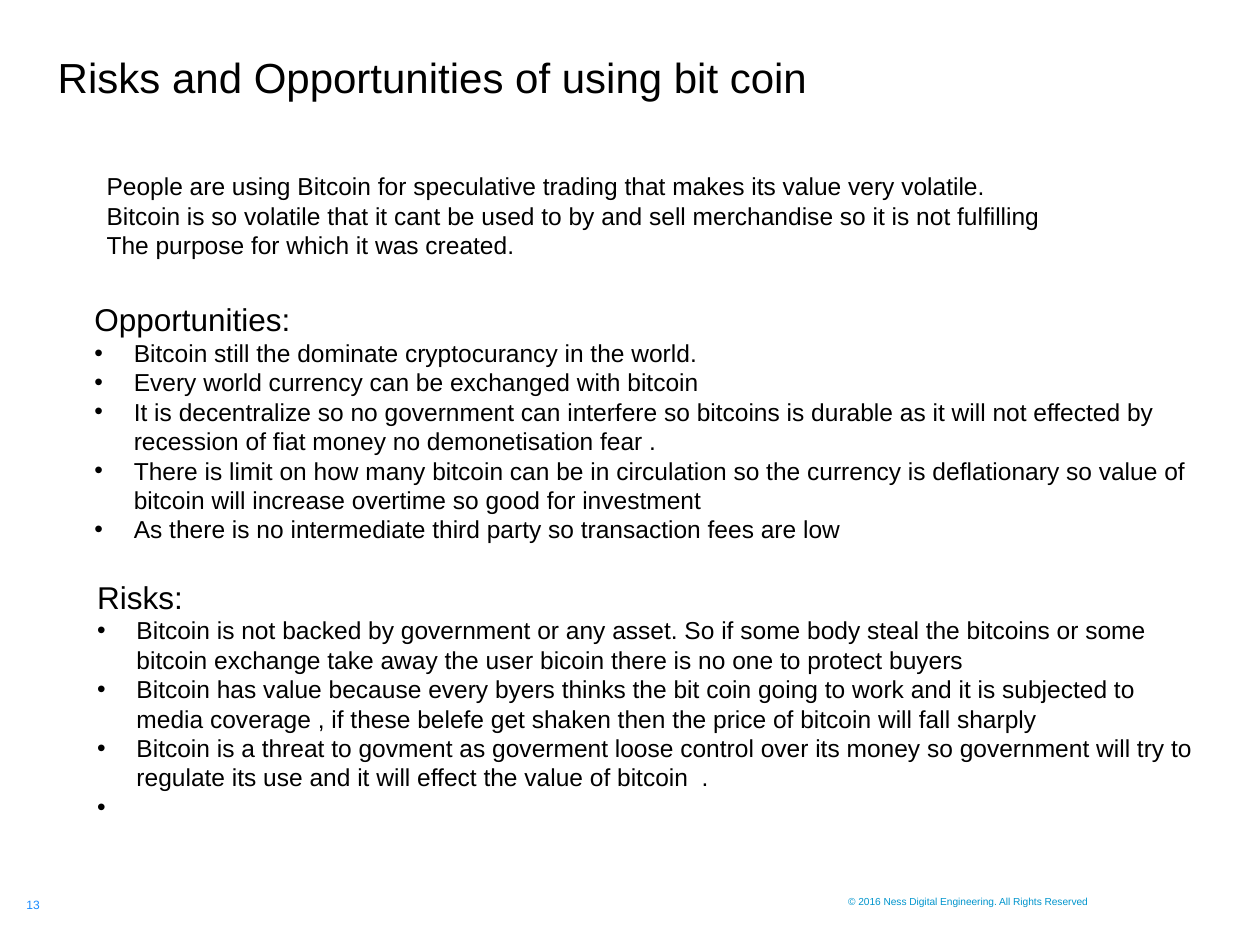
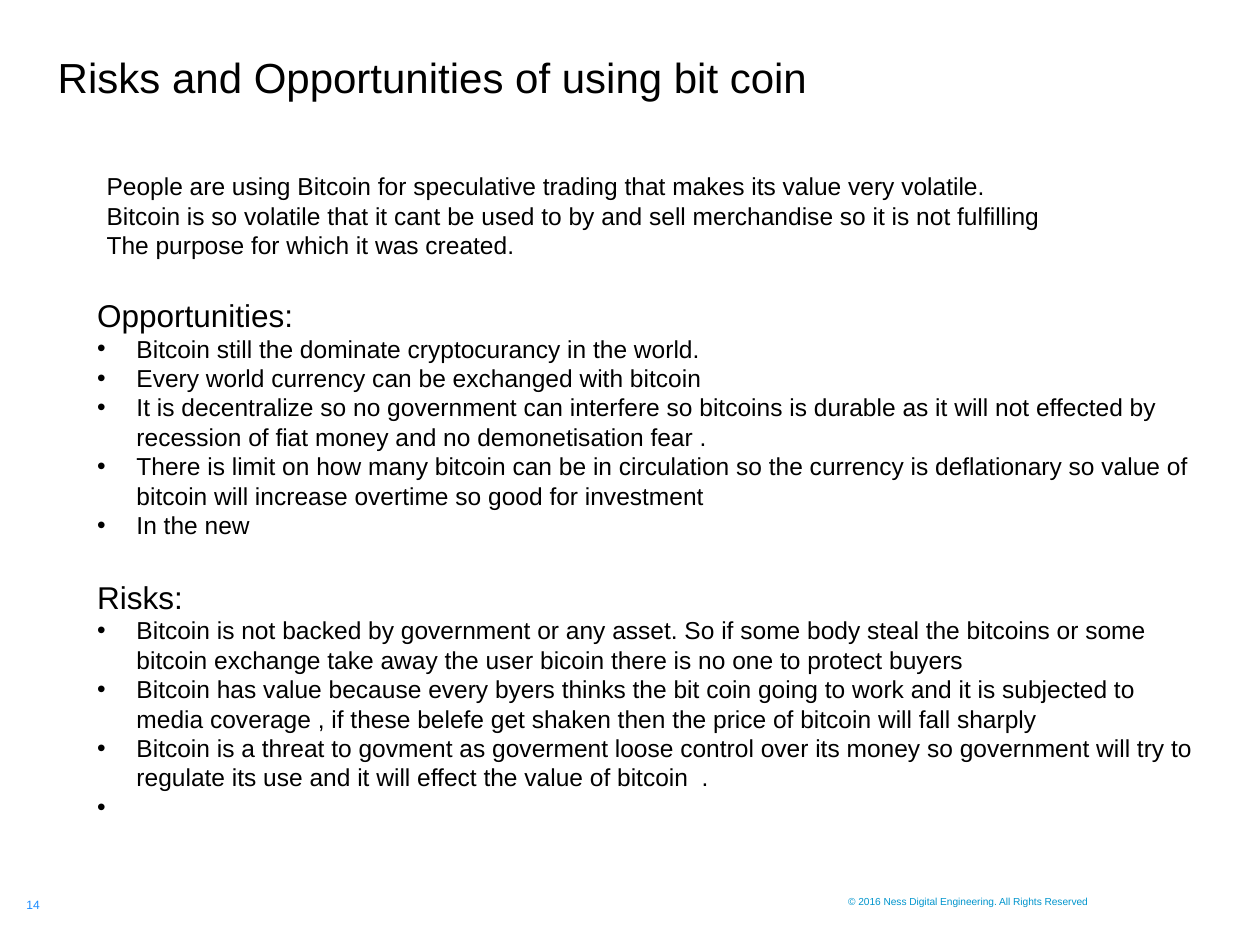
Before and after one commit to sagar-mahapatra-ness/traning, a slide deck: slide 14 of The_Raise_Of_Bitcoin_And_Other_Cryptocurrencies/Ness.pptx (slide 13 before the commit). Drawn at 1260x945 pixels with LibreOffice and Linux fonts; fonts in the diff are those of the drawing; background and template pictures are left out. Boxes give left, top, right and bottom in pixels: in the first picture for what was removed or moved away, otherwise in the second. Text is boxed around its words. In the diff, an @@ line names an element or a change of style, - is before the commit and + after.

```diff
--- a/The_Raise_Of_Bitcoin_And_Other_Cryptocurrencies/Ness.pptx
+++ b/The_Raise_Of_Bitcoin_And_Other_Cryptocurrencies/Ness.pptx
@@ text at [136,398,1156,451]: text changed @@
-• It is decentralize so no government can interfere so bitcoins is durable as it will not effected by recession of fiat money no demonetisation fear .
+• It is decentralize so no government can interfere so bitcoins is durable as it will not effected by recession of fiat money and no demonetisation fear .
@@ text at [136,516,250,535]: text changed @@
-• As there is no intermediate third party so transaction fees are low
+• In the new
@@ page number at [26,900,39,909]: text changed @@
-13
+14
```
Also in this commit, not shown: 5 other slides changed, 3 slides added, 2 slides removed.
